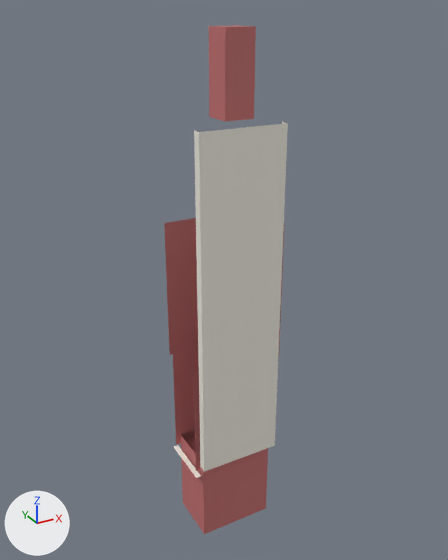
Two versions of the FBX model Tools/butchery/fbx/SM_PROP_CARCASS_HALF.fbx, one commit apart.
The view is the same before and after, from a camera (50 mm lens) standing at (-0.937, -1.69, 1.85) and looking at (0.012, 0.036, 0.986). Arrows for +X, +Y and +Z are at lower left; the lights stay in place. The older version comes first.

Objects in the first picture: 'SM_PROP_CARCASS_HALF'.
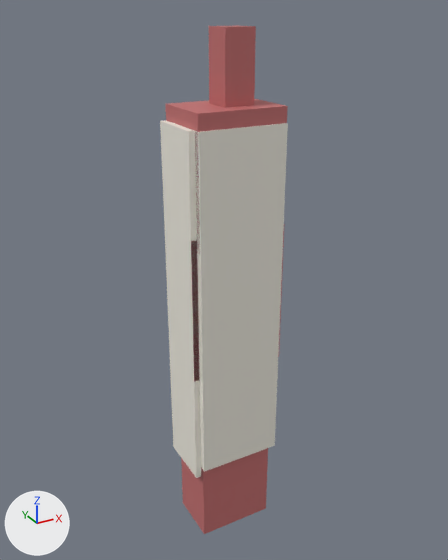
Pixel boxes [x1, y1, x2, y2] of what changed, in the pictures (448 x 560 px):
'SM_PROP_CARCASS_HALF', reshaped
    before: [164, 26, 288, 534]
    after: [160, 26, 288, 534]
part 1 of me_sm_prop_carcass_half_001, added
    after: [166, 99, 288, 254]
part 2 of me_sm_prop_carcass_half_001, added
    after: [160, 120, 286, 478]

The change in detail:
me_sm_prop_carcass_half_001 is used by ob_sm_prop_carcass_half; location (0.0, 0.0, 0.0).
me_sm_prop_carcass_half_001 had 42 vertices, 20 faces and spanned x -0.17..0.17, y -0.11..0.11, z 0.0..1.8.
me_sm_prop_carcass_half_001 now has 56 vertices, 38 faces and spans x -0.17..0.17, y -0.11..0.11, z 0.0..1.8.
me_sm_prop_carcass_half_001 part 1: a new loose piece, a box spanning x -0.15..0.15, y -0.11..0.11, z 1.16..1.58, in mat_m_butchery_meat (pink #c46f6f).
Part 2, on me_sm_prop_carcass_half_001:
6 vertices are added at (-0.17, -0.09, 1.53), (-0.17, 0.11, 1.53), (-0.15, -0.09, 1.53), (-0.15, 0.11, 1.53), (-0.17, -0.09, 0.7), (-0.17, -0.09, 1.2).
5 new faces join them, mat_m_butchery_meat (pink #c46f6f).
7 new faces join them, mat_m_butchery_fat (white #f3f0e5).
